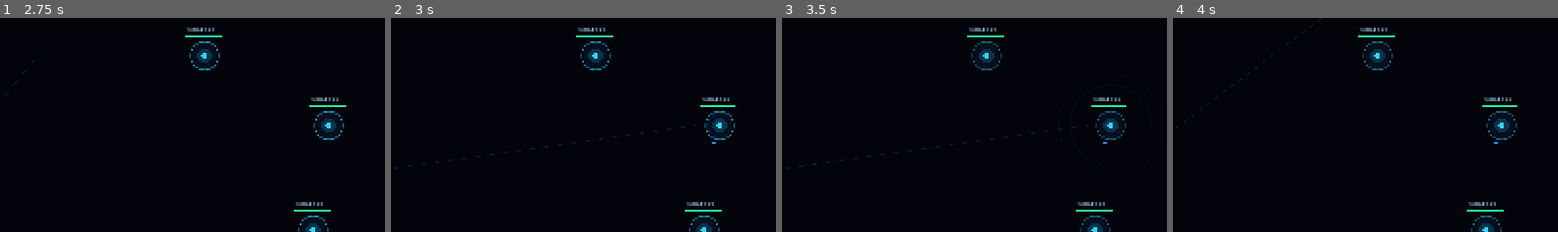
Above: before the commit, frames 1-4 (left to right).
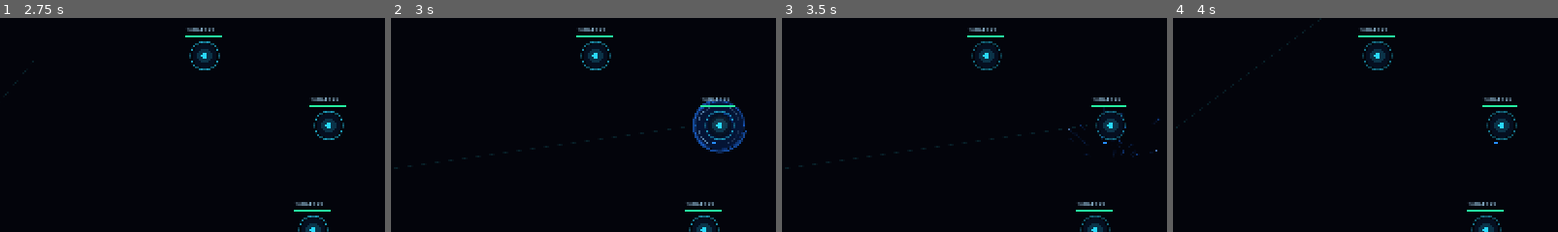
Above: after the commit, the same moments.

Repository: rifatsidik/elemental-overdrive
Game: Godot game, scene res://scenes/elemental_combat_lab.tscn
Two runs of this game, one before a commit and one after it. Both use one fixed random seed, a clock stepped at 60 frames per second and the inputs below. This scene is started directly instead of the project's main scene.
Inputs (mouse positions are % of the whole screen's width and height, from its top left):
- Up to frame 1 (2.75 s): tap Enter at 0.5, 2 s; move the mouse to (45, 71) at 0.52 s; hold W 0.53-2.03 s; tap Q at 0.6 s; click (45, 71) at 0.67 s; tap Space at 1.25 s; move the mouse to (80, 66) at 1.27 s; tap E at 1.35 s; move the mouse to (19, 35) at 2.02 s; hold A from 2.03 s (still down); tap R at 2.1 s
- Up to frame 2 (3 s): keep holding A; tap Space at 2.75 s; move the mouse to (55, 50) at 2.77 s; tap 0 at 2.85 s; click (55, 50) at 2.92 s
- Up to frame 3 (3.5 s): keep holding A
- Up to frame 4 (4 s): move the mouse to (35, 25) at 3.52 s; release A at 3.53 s; hold S from 3.53 s (still down); tap 1 at 3.6 s
The pictures show only the part of the screen within x 15-65%, y 25-75%; the shares and areas given below are measured in that part.

Frame 1 is identical in both runs. In frame 2, 2.0% of the frame differs, in the area x 78-93%, y 38-64%; in frame 3, 0.1%; in frame 4, nothing differs.

Commit message:
Upgrade water effects with luminous splash sheets, larger droplets and ripples

Diff:
--- a/scripts/visuals/elements/water_burst.gd
+++ b/scripts/visuals/elements/water_burst.gd
@@ -2,7 +2,7 @@
 class_name OverdriveWaterBurst
 
 var age: float = 0.0
-var lifetime: float = 0.62
+var lifetime: float = 0.76
 var strength: float = 1.0
 var layer_budget: int = 2
 var tint: Color = Color(0.12, 0.48, 1.0, 1.0)
@@ -11,19 +11,22 @@
 var _rng := RandomNumberGenerator.new()
 
 func configure(new_strength: float, seed_value: int, layers: int, color: Color = Color(0.12, 0.48, 1.0, 1.0)) -> void:
-	strength = clampf(new_strength, 0.25, 2.0)
+	strength = clampf(new_strength, 0.25, 2.25)
 	layer_budget = clampi(layers, 1, 3)
 	tint = color
 	_rng.seed = seed_value
 	_droplet_velocities.clear()
 	_droplet_sizes.clear()
-	for i in range(8 + layer_budget * 4):
-		_droplet_velocities.append(Vector2(_rng.randf_range(-105.0, 105.0), _rng.randf_range(-150.0, -35.0)))
-		_droplet_sizes.append(_rng.randf_range(1.5, 3.8))
+	for i in range(12 + layer_budget * 6):
+		_droplet_velocities.append(Vector2(_rng.randf_range(-175.0, 175.0), _rng.randf_range(-225.0, -42.0)))
+		_droplet_sizes.append(_rng.randf_range(2.0, 5.2))
 	age = 0.0
 	queue_redraw()
 
 func _ready() -> void:
+	var additive := CanvasItemMaterial.new()
+	additive.blend_mode = CanvasItemMaterial.BLEND_MODE_ADD
+	material = additive
 	set_process(true)
 
 func _process(delta: float) -> void:
@@ -36,13 +39,24 @@
 func _draw() -> void:
 	var progress := clampf(age / lifetime, 0.0, 1.0)
 	var fade := 1.0 - progress
-	for i in range(layer_budget):
-		var radius := (8.0 + progress * (42.0 + float(i) * 14.0)) * strength
-		var alpha := fade * (0.68 / float(i + 1))
-		draw_arc(Vector2.ZERO, radius, progress * 2.0 + float(i), progress * 2.0 + float(i) + PI * 1.45, 32, Color(tint.r, tint.g, tint.b, alpha), maxf(1.0, 2.8 - float(i)), true)
+	var splash := 1.0 - smoothstep(0.0, 0.2, age)
+	# Bright liquid core and multiple expanding, broken splash rims.
+	draw_circle(Vector2.ZERO, (16.0 + 16.0 * splash) * strength, Color(0.04, 0.38, 1.0, fade * 0.18))
+	draw_circle(Vector2.ZERO, (7.0 + 6.0 * splash) * strength, Color(0.35, 0.86, 1.0, fade * 0.42))
+	for i in range(layer_budget + 1):
+		var ring_progress := clampf(age / (0.22 + float(i) * 0.085), 0.0, 1.0)
+		var radius := (10.0 + ring_progress * (66.0 + float(i) * 18.0)) * strength
+		var start_angle := progress * (2.0 + float(i) * 0.55) + float(i) * 1.8
+		var sweep := PI * (1.2 + 0.18 * sin(age * 15.0 + float(i)))
+		var alpha := (1.0 - ring_progress) * (0.78 / float(i + 1))
+		draw_arc(Vector2.ZERO, radius, start_angle, start_angle + sweep, 40, Color(tint.r, tint.g, tint.b, alpha), maxf(1.0, 4.0 - float(i) * 0.65), true)
+		draw_arc(Vector2.ZERO, radius * 0.82, start_angle + PI * 0.6, start_angle + PI * 1.18, 22, Color(0.72, 0.95, 1.0, alpha * 0.8), 1.4, true)
 	for i in range(_droplet_velocities.size()):
-		var velocity := _droplet_velocities[i]
-		var position := velocity * age + Vector2(0.0, 170.0 * age * age)
+		var velocity: Vector2 = _droplet_velocities[i]
+		var position := velocity * age + Vector2(0.0, 260.0 * age * age)
 		var radius: float = _droplet_sizes[i] * strength * fade
-		draw_circle(position, radius, Color(tint.r, tint.g, tint.b, fade * 0.72))
-		draw_circle(position - Vector2(radius * 0.25, radius * 0.3), radius * 0.38, Color(0.82, 0.96, 1.0, fade * 0.82))
+		var tail := position - velocity.normalized() * (7.0 + velocity.length() * 0.035)
+		draw_line(tail, position, Color(tint.r, tint.g, tint.b, fade * 0.45), maxf(1.0, radius * 1.25), true)
+		draw_circle(position, radius * 1.8, Color(0.05, 0.38, 1.0, fade * 0.18))
+		draw_circle(position, radius, Color(tint.r, tint.g, tint.b, fade * 0.9))
+		draw_circle(position - Vector2(radius * 0.25, radius * 0.3), radius * 0.42, Color(0.88, 0.98, 1.0, fade * 0.95))
